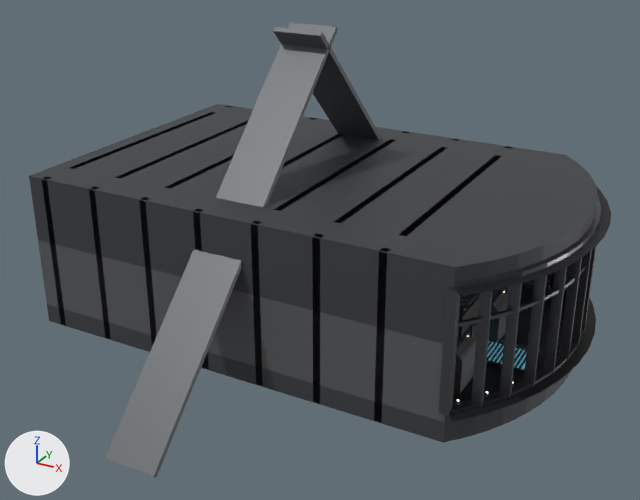
The glTF model site/public/game/models/bridge.glb, before and after one commit.
Before and after are seen from a camera (50 mm lens) standing at (10.11, -18.59, 11.03) and looking at (0.29, -0.74, 2.11). Lighting does not change. The marker at lower left points along +X, +Y and +Z. The older version comes first. Where no turn or scale is listed for an object, it has been applied to the vertices. Vertices at exactly the same position are counted once.

The first picture shows 'console_1', 'console_2', 'room', 'window_frame' and 1 more.
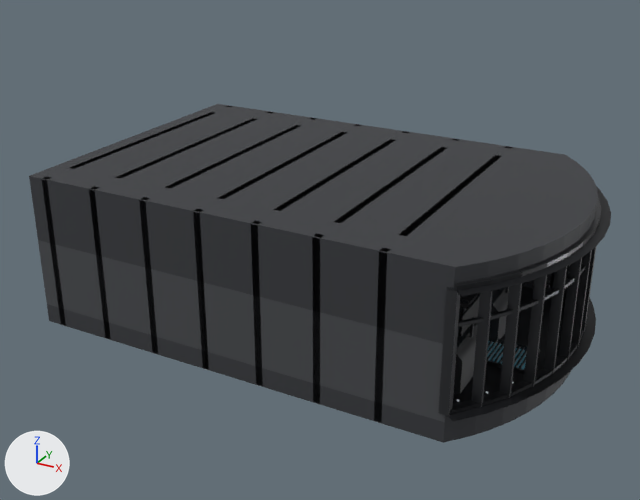
Location of each change, (x1, y1, x2, y2) in pixels of the pictures (640 x 500 px; the box of a moved part takes in the faces that stretch with it):
```json
{"object": "room", "change": "recoloured, reshaped", "before": [29, 23, 598, 478], "after": [29, 104, 598, 442], "on screen": "26% shorter"}
{"part": 1, "of": "me_room", "change": "moved or reshaped", "before": [105, 23, 381, 478], "on screen": "not visible afterwards"}
```

The change, as JSON lines over the scene's bpy script:
```json
{"op": "set", "path": "mat_br_underglow.emission_color", "old": "(0.0625, 0.25, 0.325)", "new": "(0.0096, 0.036, 0.048)", "note": "cyan #47899a -> dark cyan #19353e"}
{"block": "me_room", "where": "# used by ob_room; location = (0.0, 0.0, 0.0)"}
{"op": "remove", "block": "me_room", "code": "me_room.from_pydata(...)  # 3880 vertices, 6406 faces; spans x -6.2..6.6, y -7.42..7.42, z -0.44..7.42"}
{"op": "add", "block": "me_room", "code": "me_room.from_pydata(...)  # 3880 vertices, 6406 faces; spans x -6.2..6.6, y -4.0..4.0, z 0.0..4.0"}
{"block": "me_room", "change": "me_room part 1: 16 of 3880 vertices moved; they spanned x -1.14..0.14, y -7.42..7.42, z -0.44..7.42 and now span x -6.0..5.0, y -3.99..3.99, z 3.0..3.99; mean shift (0.0, 0.0, 0.0); largest move (0.14, 0.44, 7.34) -> (5.0, -3.0, 3.9)"}
```
